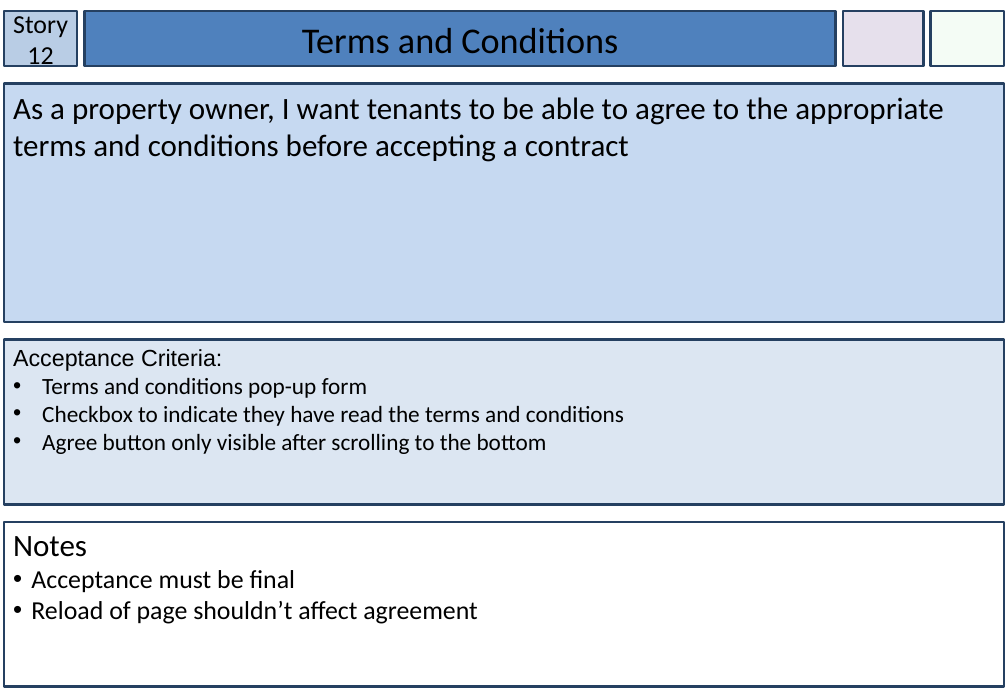
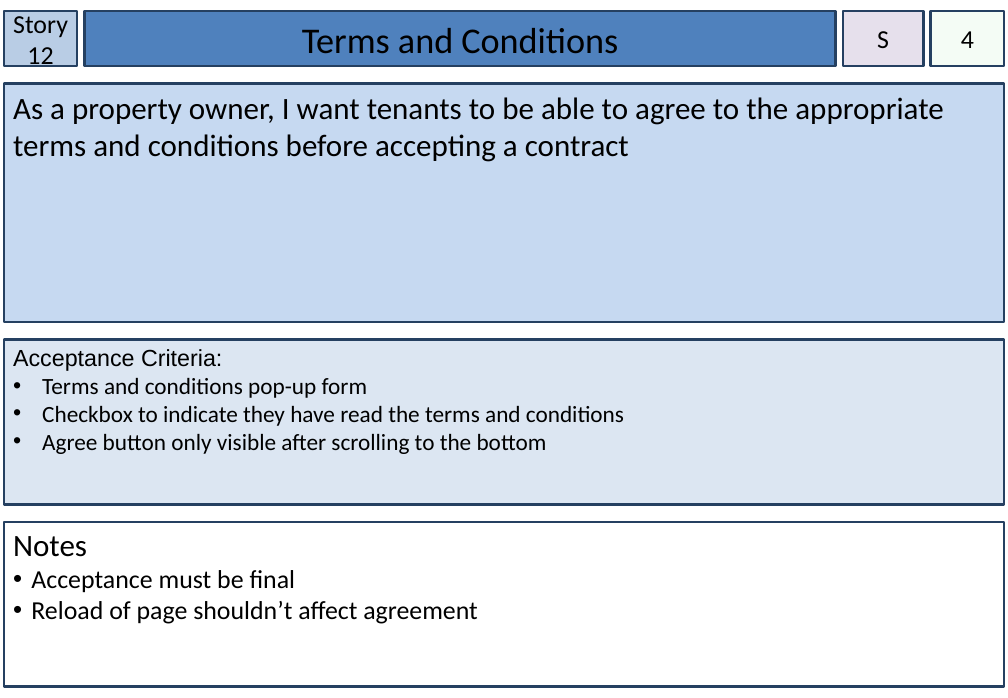
Before and after one commit to cshor24/IFB299-Group-26---Property-Management, a slide deck: slide 14 of Story Cards version a million.pptx. Drawn at 1008x698 pixels with LibreOffice and Linux fonts; fonts in the diff are those of the drawing. Boxes give left, top, right and bottom in pixels: in the first picture for what was removed or moved away, otherwise in the second. Text is boxed around its words. In the diff, an @@ line names an element or a change of style, - is before the commit and + after.

```diff
--- a/Story Cards version a million.pptx
+++ b/Story Cards version a million.pptx
@@ text in rectangle at (877, 31, 889, 48): text added @@
+S
@@ text in rectangle at (961, 31, 974, 48): text added @@
+4
```
Also in this commit, not shown: 19 other slides changed.
